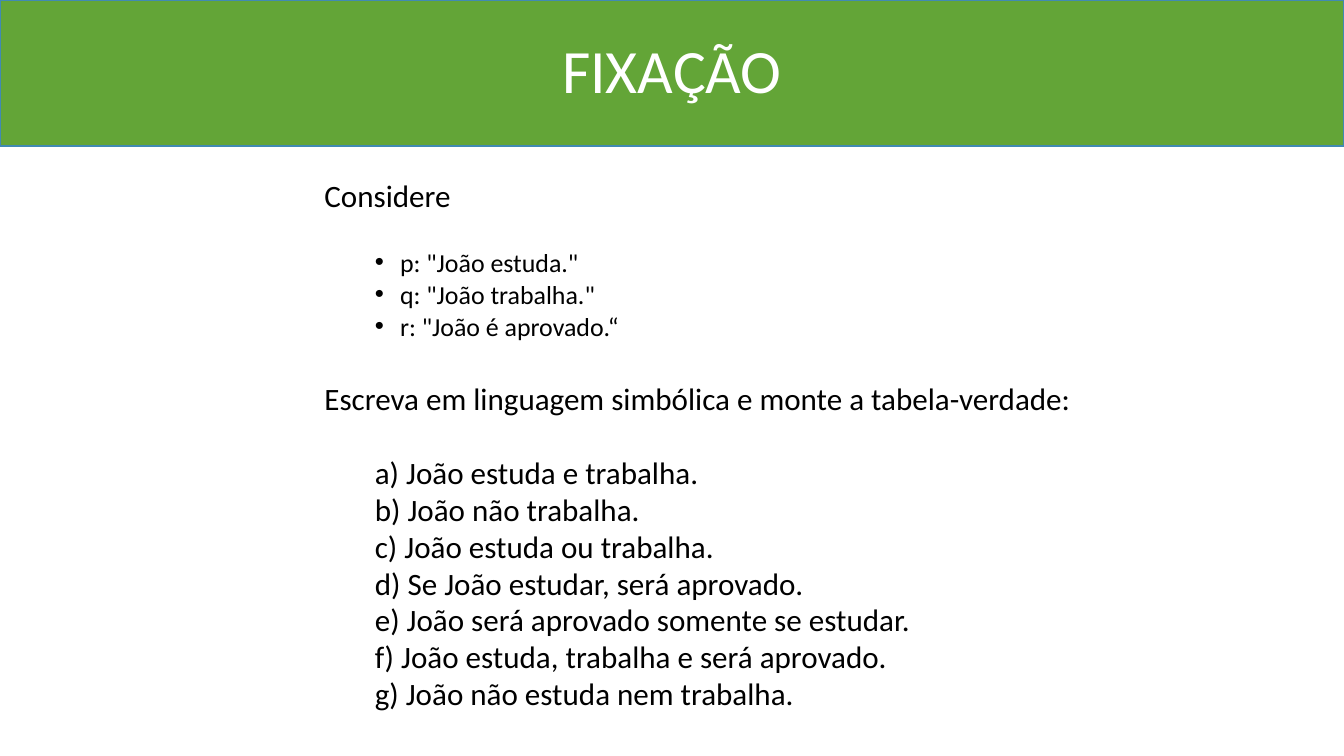
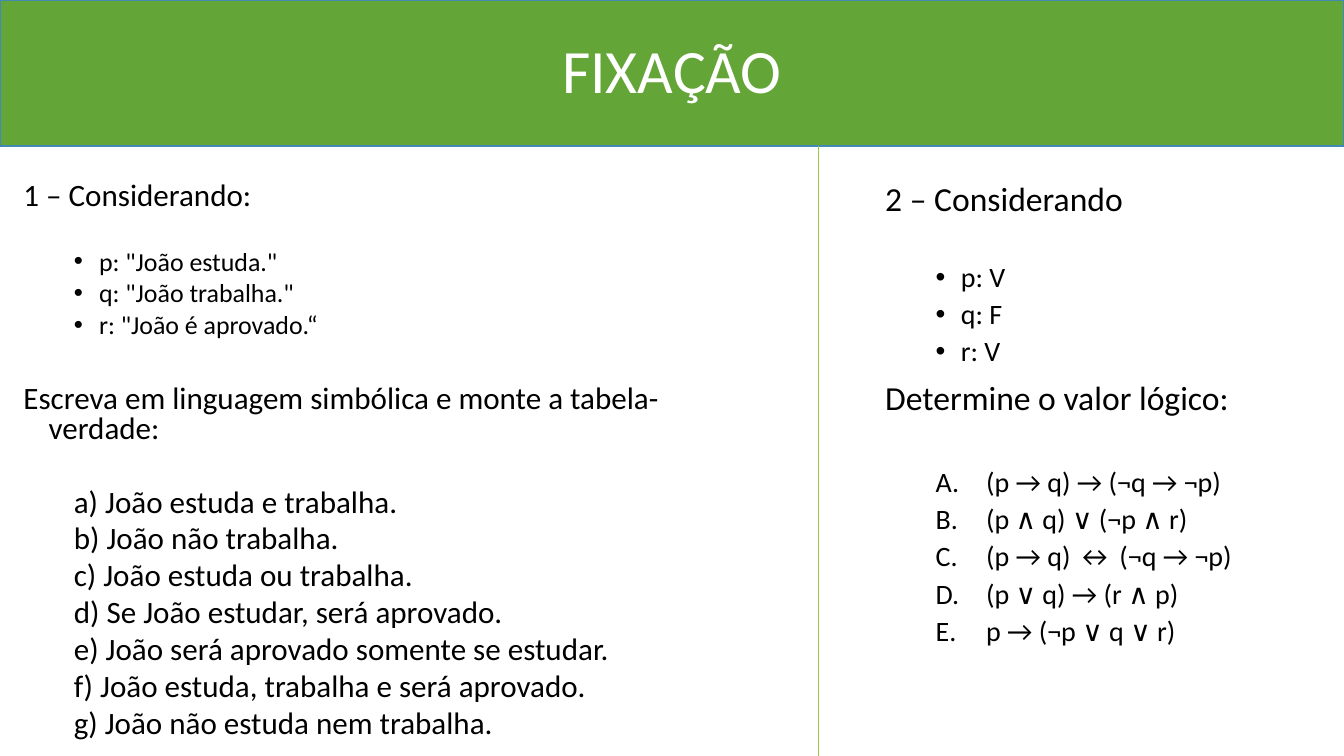
Before and after one commit to Marcio-Salmazo/Aulas, a slide deck: slide 34 of UNIUBE-MD/Teoria_MD.pptx. Drawn at 1344x756 pixels with LibreOffice and Linux fonts; fonts in the diff are those of the drawing. Boxes give left, top, right and bottom in pixels: in the first picture for what was removed or moved away, otherwise in the second. Text is boxed around its words. In the diff, an @@ line names an element or a change of style, - is before the commit and + after.

```diff
--- a/UNIUBE-MD/Teoria_MD.pptx
+++ b/UNIUBE-MD/Teoria_MD.pptx
@@ line added from (819, 146) to (819, 756), #99CB38 0.5 pt @@
@@ text "1 – Considerando:": place and size @@
-text "1 – Considerando:" at box(324, 185, 1070, 711)
+text "1 – Considerando:" at box(23, 184, 658, 740)
@@ text at box(23, 184, 252, 207): text changed @@
-Considere
+1 – Considerando:
@@ text added at box(885, 187, 1232, 646), 20 pt, text #000000 @@
+2 – Considerando
+  • p: V
+  • q: F
+  • r: V
+Determine o valor lógico:
+  A. (p → q) → (¬q → ¬p)
+  B. (p ∧ q) ∨ (¬p ∧ r)
+  C. (p → q) ↔ (¬q → ¬p)
+  D. (p ∨ q) → (r ∧ p)
+  E. p → (¬p ∨ q ∨ r)
```
Also in this commit, not shown: 22 other slides changed, 11 slides added, 1 slide removed, 2 other files.
